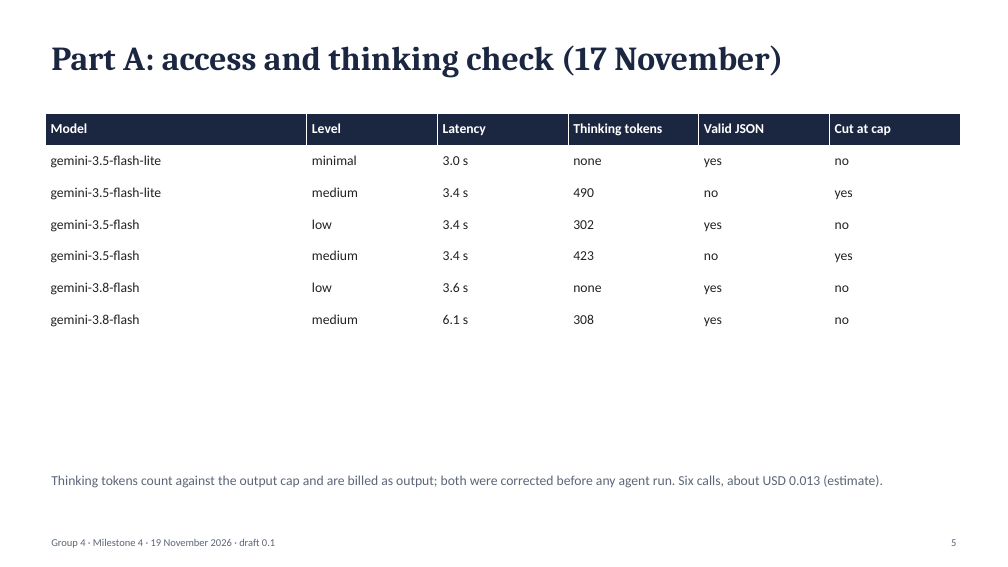
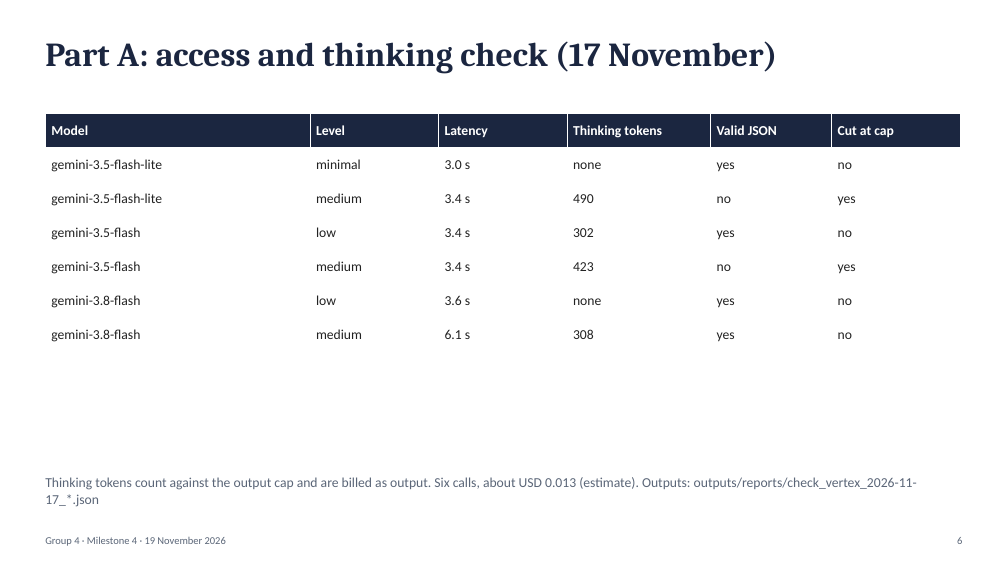
Before and after one commit to sathyaIITM/Group-4-DS-and-AI-Lab-Project, a slide deck: slide 6 of docs/milestones/Milestone4_TA_Presentation.pptx (slide 5 before the commit). Drawn at 1008x567 pixels with LibreOffice and Linux fonts; fonts in the diff are those of the drawing. Boxes give left, top, right and bottom in pixels: in the first picture for what was removed or moved away, otherwise in the second. Text is boxed around its words. In the diff, an @@ line names an element or a change of style, - is before the commit and + after.

Commit message:
DOC: Milestone 4 slides (18, both parts, version glosses); report: E2 closed, Laya plan, calibration wording corrected

```diff
--- a/docs/milestones/Milestone4_TA_Presentation.pptx
+++ b/docs/milestones/Milestone4_TA_Presentation.pptx
@@ text "Part A: access and thinking ..." at bbox=[45, 41, 777, 74]: more space between paragraphs @@
@@ table: place and size @@
-table at bbox=[45, 113, 961, 336]
+table at bbox=[45, 113, 960, 352]
@@ text at bbox=[45, 477, 917, 507]: text changed @@
-Thinking tokens count against the output cap and are billed as output; both were corrected before any agent run. Six calls, about USD 0.013 (estimate).
+Thinking tokens count against the output cap and are billed as output. Six calls, about USD 0.013 (estimate). Outputs: outputs/reports/check_vertex_2026-11-17_*.json
@@ text at bbox=[45, 536, 226, 546]: text changed @@
-Group 4 · Milestone 4 · 19 November 2026 · draft 0.1
+Group 4 · Milestone 4 · 19 November 2026
@@ text at bbox=[957, 537, 962, 544]: text changed @@
-5
+6
```
Also in this commit, not shown: 4 other slides changed, 13 slides added, 8 slides removed, 1 other file.
